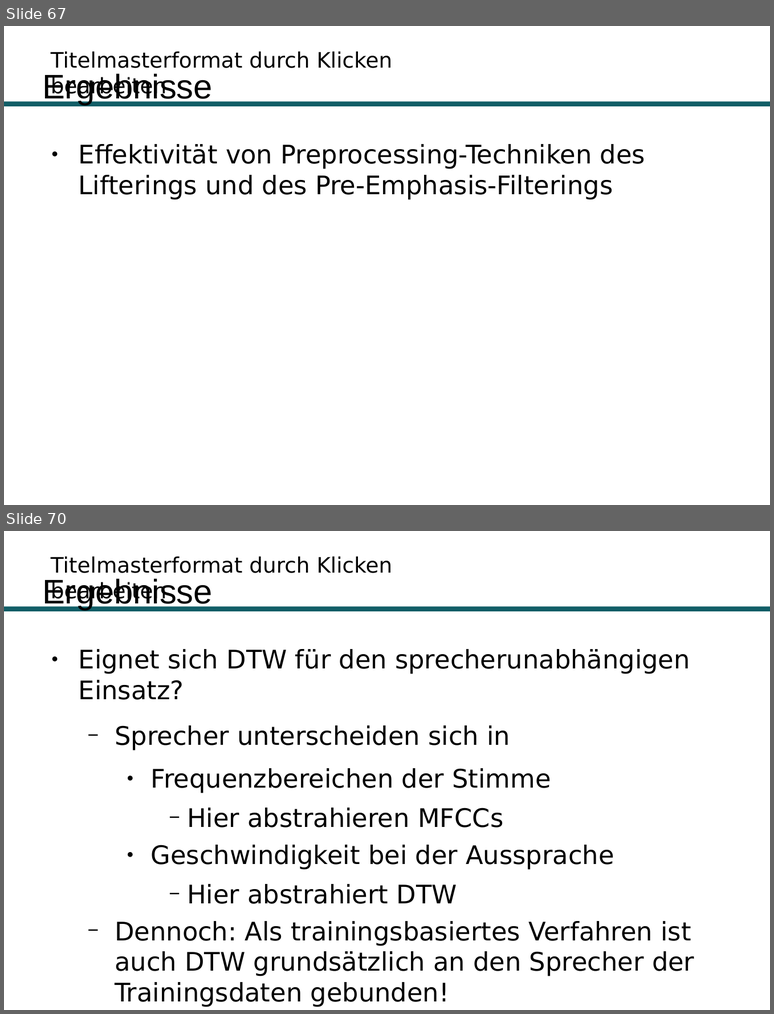
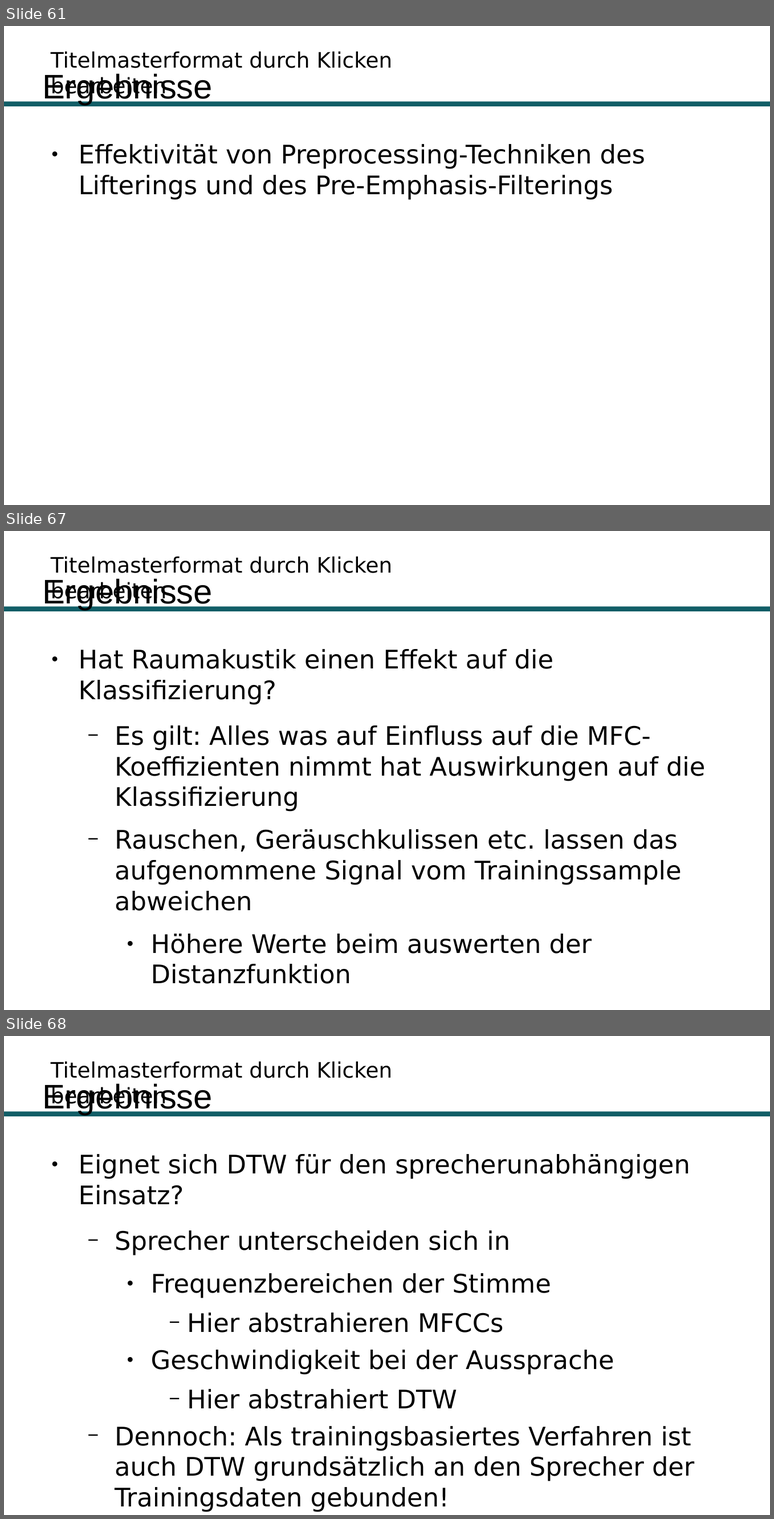
Before and after one commit to Hirnschwamm/DTW, a slide deck: Präsentation.odp. Shown one above the other, each under a label of ours: slides 67 and 70 before the commit, slides 61, 67 and 68 after it; the slides between them are not shown. The pictures are 774x1014 and 774x1519 pixels, drawn with LibreOffice and Linux fonts; fonts in the diff are those of the drawing; background and template pictures are left out. Boxes give left, top, right and bottom in pixels: in the first picture for what was removed or moved away, otherwise in the second. Text is boxed around its words. In the diff, an @@ line names an element or a change of style, - is before the commit and + after.

Commit message:
update

```diff
--- a/Präsentation.odp
+++ b/Präsentation.odp
@@ slide 67 added at (4,531,770,1010), background #FFFFFF; not listed: 2 template elements that a slide beside it also shows @@
@@ title added at (42,578,213,610), 32 pt, text #000000 @@
+Ergebnisse
@@ text added at (79,649,705,984), 24 pt, text #000000 @@
+● Hat Raumakustik einen Effekt auf die Klassifizierung?
+  − Es gilt: Alles was auf Einfluss auf die MFC-Koeffizienten nimmt hat Auswirkungen auf die Klassifizierung
+  − Rauschen, Geräuschkulissen etc. lassen das aufgenommene Signal vom Trainingssample abweichen
+    ● Höhere Werte beim auswerten der Distanzfunktion
@@ what was slide 67 is now slide 61 @@
@@ what was slide 70 is now slide 68 @@
```
Also in this commit, not shown: 13 slides changed, 3 other slides added, 6 slides removed.
